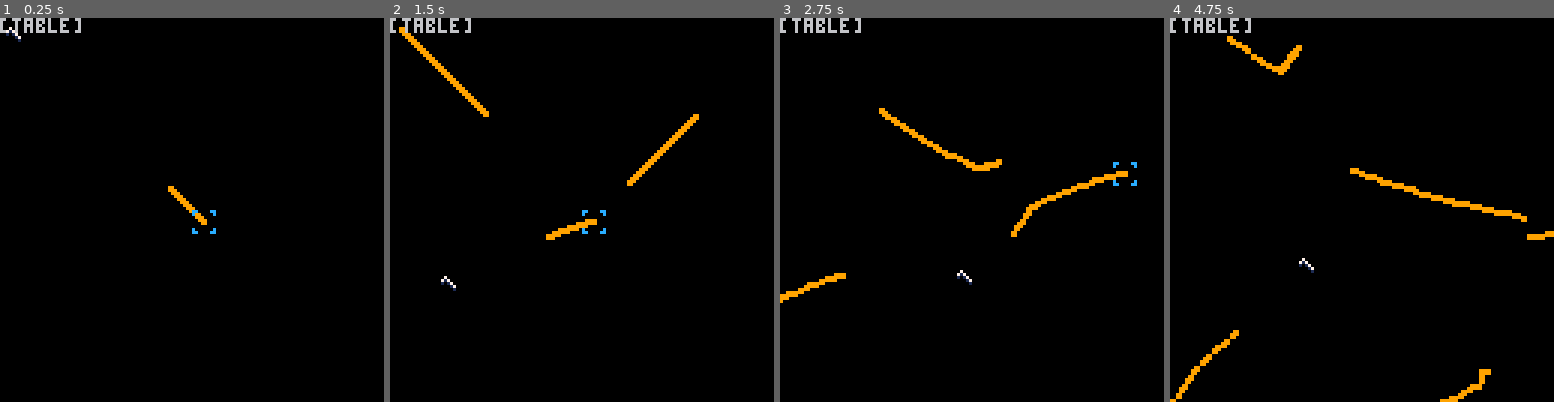
Above: before the commit, frames 1-4 (left to right).
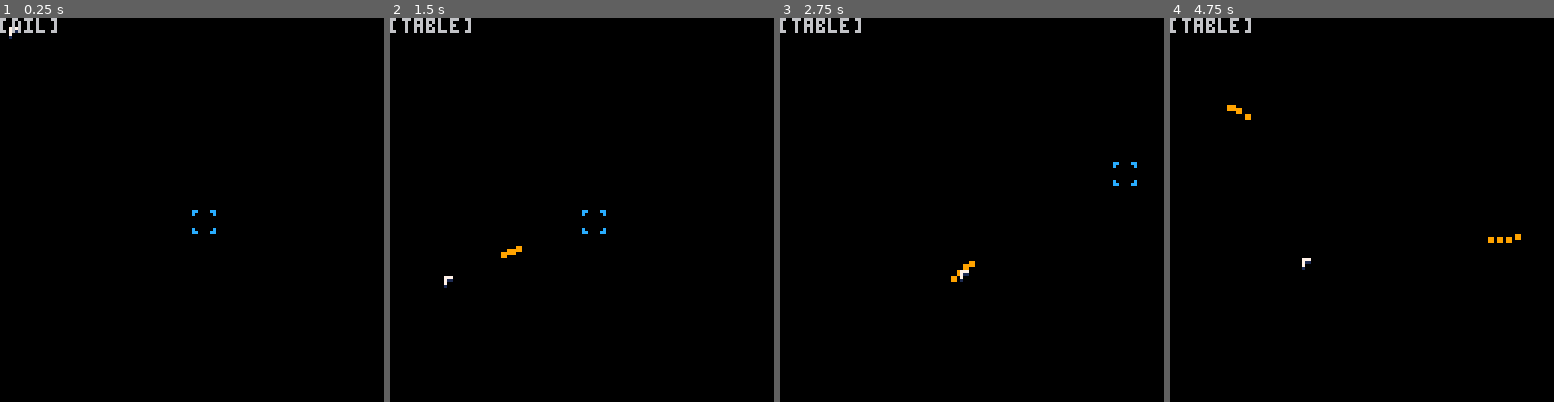
Above: after the commit, the same moments.

Repository: Yolwoocle/birds_with_guns
Game: PICO-8 cartridge zeldalike.p8
Two runs of this game, one before a commit and one after it. Both use one fixed random seed, a clock stepped at 60 frames per second and the inputs below.
Inputs (mouse positions are in pixels of both pictures, inside the frame that each line leads up to):
- Up to frame 1 (0.25 s): no input
- Up to frame 2 (1.5 s): click (670, 121) at 0.67 s; tap O (Z key) at 0.7 s; click (436, 267) at 1.22 s
- Up to frame 3 (2.75 s): hold Right 1.6-2.1 s; tap O (Z key) at 1.7, 2.1, 2.5 s; click (887, 114) at 1.77 s; hold Up 2.15-2.42 s; click (952, 259) at 2.32 s; hold Right from 2.47 s (still down)
- Up to frame 4 (4.75 s): click (1404, 106) at 2.87 s; tap O (Z key) every 0.4 s from 2.9 to 4.5 s; release Right at 3.03 s; hold Left 3.08-3.58 s; click (1465, 256) at 3.42 s; hold Down 3.63-3.97 s; click (1231, 102) at 3.97 s; hold Right 4.02-4.68 s; click (1292, 248) at 4.52 s; hold Up from 4.73 s (still down)

The runs differ from the first frame. In frame 1, 0.6% of the frame differs, in the area x 1-54%, y 0-54%; in frame 2, 1.4%; in frame 3, 1.6%; in frame 4, 2.1%, in the area x 0-100%, y 4-100%.

Commit message:
Update zeldalike.p8

Diff:
--- a/zeldalike.p8
+++ b/zeldalike.p8
@@ -11,8 +11,7 @@
 	update_bullet()
 	player_update()
 	for i in all(player) do
-	 --if (btn(🅾️))
-	 spawn_bullet(i.x,i.y,1,1)
+	 if (stat(34) & 1==1) spawn_bullet(i.x,i.y,1,2)
  end
 end
 
@@ -53,8 +52,8 @@
 
 function spawn_bullet(x,y,type_bullet,speed)
  xy = get_traj(x,y,mouse_x,mouse_y)
- traj_x = xy.x
- traj_y = xy.y
+ traj_x = xy.x*speed
+ traj_y = xy.y*speed
 	add(bullet,{x=x,y=y,type_bullet=type_bullet,speed=speed,traj_x=traj_x,traj_y=traj_y})
 
 end
@@ -93,8 +92,8 @@
 000000000000000000000000cc0000cc000000000000000000000000000000000000000000000000000000000000000000000000000000000000000000000000
 000000000000000000000000c000000c000000000000000000000000000000000000000000000000000000000000000000000000000000000000000000000000
 00700700000000000000000000000000000000000000000000000000000000000000000000000000000000000000000000000000000000000000000000000000
-00077000000990000007000000000000000000000000000000000000000000000000000000000000000000000000000000000000000000000000000000000000
-00077000000990000071700000000000000000000000000000000000000000000000000000000000000000000000000000000000000000000000000000000000
-00700700000000000010170000000000000000000000000000000000000000000000000000000000000000000000000000000000000000000000000000000000
-000000000000000000000170c000000c000000000000000000000000000000000000000000000000000000000000000000000000000000000000000000000000
-000000000000000000000010cc0000cc000000000000000000000000000000000000000000000000000000000000000000000000000000000000000000000000
+00077000000990000007770000000000000000000000000000000000000000000000000000000000000000000000000000000000000000000000000000000000
+00077000000990000007110000000000000000000000000000000000000000000000000000000000000000000000000000000000000000000000000000000000
+00700700000000000007000000000000000000000000000000000000000000000000000000000000000000000000000000000000000000000000000000000000
+000000000000000000010000c000000c000000000000000000000000000000000000000000000000000000000000000000000000000000000000000000000000
+000000000000000000000000cc0000cc000000000000000000000000000000000000000000000000000000000000000000000000000000000000000000000000
